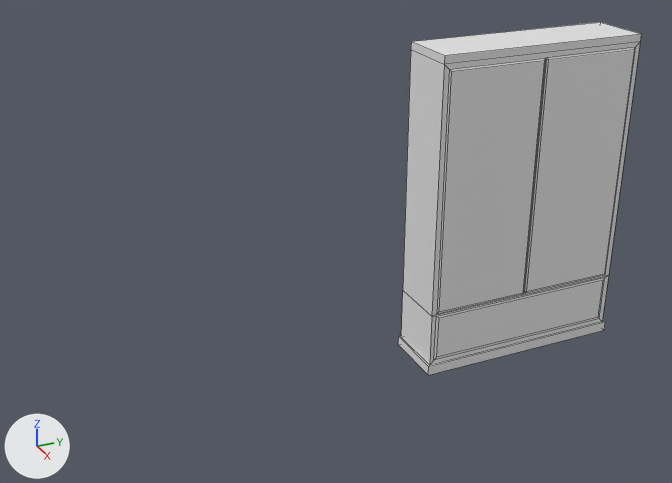
Before and after pictures for a commit that changed the Blender file Resources/ArtSharing/JuliaArt/Decorations/Closet/Closet.blend.
One viewpoint serves both versions: a 50 mm camera at (6.42, -4.85, 4.75) aimed at (-0.32, -1.81, 1.38). The lights are fixed; the arrows at lower left show +X, +Y and +Z. The picture after the commit comes second. Mesh edges are drawn as thin lines.
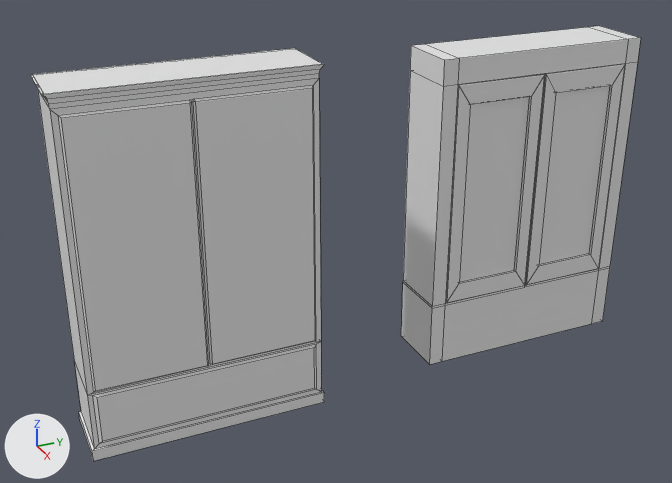
Commit message: Worked on closet

Location of each change, (x1, y1, x2, y2) in pixels of the pictures (672 x 483 px):
'Closet', added
    after: (30, 48, 324, 461)
'Cube', reshaped
    before: (398, 22, 641, 375)
    after: (401, 26, 641, 364)

The change, as a list of edits to the scene's bpy script:
```text
Change me_cube_001:
    used by ob_cube; location = (0.0, 0.0, 0.0)
    remove me_cube_001.from_pydata(...)  # 56 vertices, 50 faces; spans x -0.58..0.02, y -1.02..1.02, z 0.0..3.0
    add me_cube_001.from_pydata(...)  # 83 vertices, 78 faces; spans x -0.57..0.01, y -1.0..1.0, z 0.1..2.97
    me_cube_001 part 1
    54 vertices are removed from x -0.58..0.02, y -1.02..1.02, z 0.0..3.0
    50 faces are deleted
    57 vertices are added at x -0.57..0.01, y -1.0..0.86, z 0.1..2.97
    19 new vertices lie (0.0, 0.14, 0.0) away from vertices in x -0.57..0.0, y -1.0..0.86, z 0.1..2.97
    5 new vertices lie (0.0, -0.86, 0.0) away from vertices in x 0.0, y 0.86, z 0.7..2.75
    78 new faces join them
Add me_cube_001_1:
    me_cube_001_1.from_pydata(...)  # 68 vertices, 62 faces; spans x -0.58..0.02, y -4.14..-2.06, z 0.0..3.04
Add ob_closet:
    ob_closet = bpy.data.objects.new('Closet', me_cube_001_1)
    ob_closet.location = (0.0, 0.0, 0.0)
```
